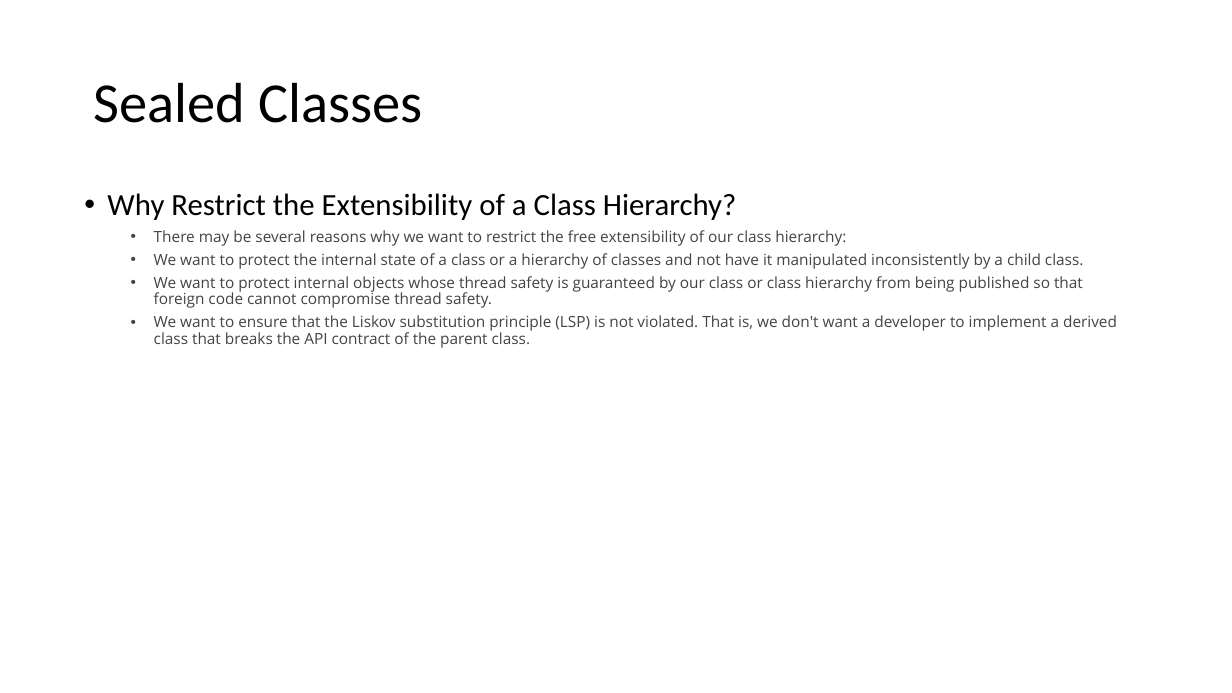
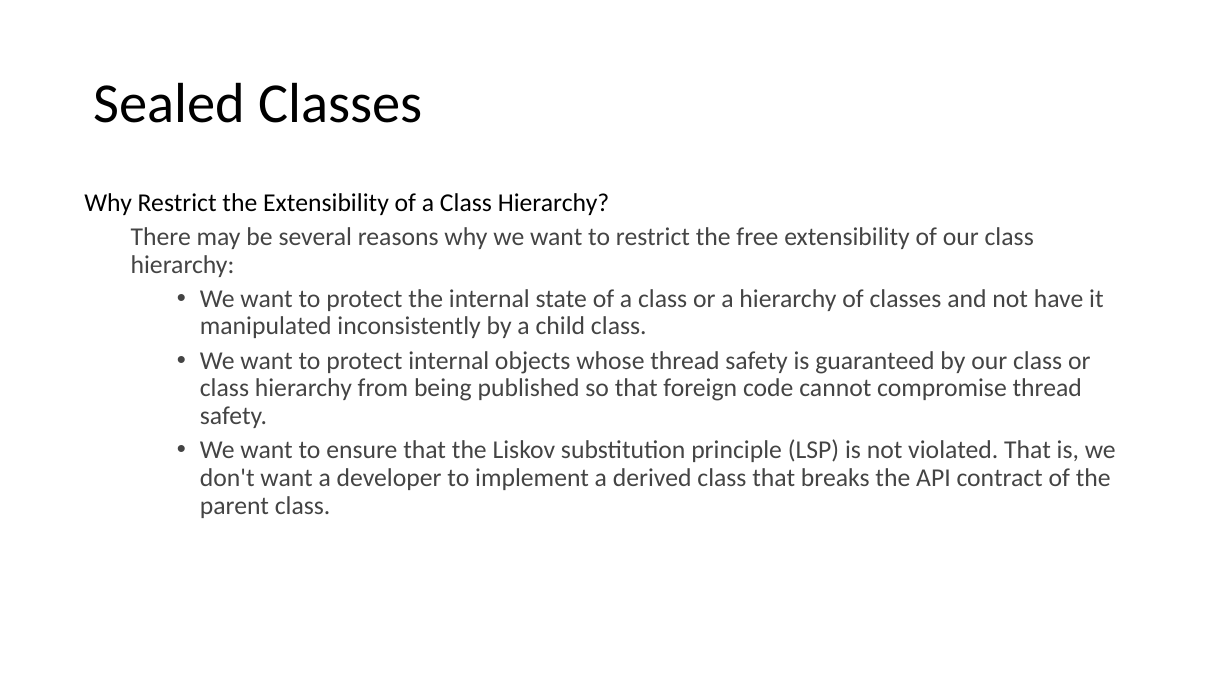
Before and after one commit to techelly/gladvancejavatraining, a slide deck: slide 18 of content/Java 11 and 17 Features.pptx. Drawn at 1232x693 pixels with LibreOffice and Linux fonts; fonts in the diff are those of the drawing. Boxes give left, top, right and bottom in pixels: in the first picture for what was removed or moved away, otherwise in the second. Text is boxed around its words. In the diff, an @@ line names an element or a change of style, - is before the commit and + after.

Commit message:
sealed class examples

```diff
--- a/content/Java 11 and 17 Features.pptx
+++ b/content/Java 11 and 17 Features.pptx
@@ text "Why Restrict the Extensibility of ..." at [84,193,1116,518]: size 24 to 20 pt in "Why Restrict the Extensibility of a Class ..."; size 12 to 20 pt, font Open Sans to Calibri; bullet • to none; list level 2 to 3 in "We want to protect the ..."; list level 2 to 3 in "We want to protect internal ..."; list level 2 to 3 in "We want to ensure that ..." @@
```
Also in this commit, not shown: 1 other slide changed, 17 slides added, 42 other files.
